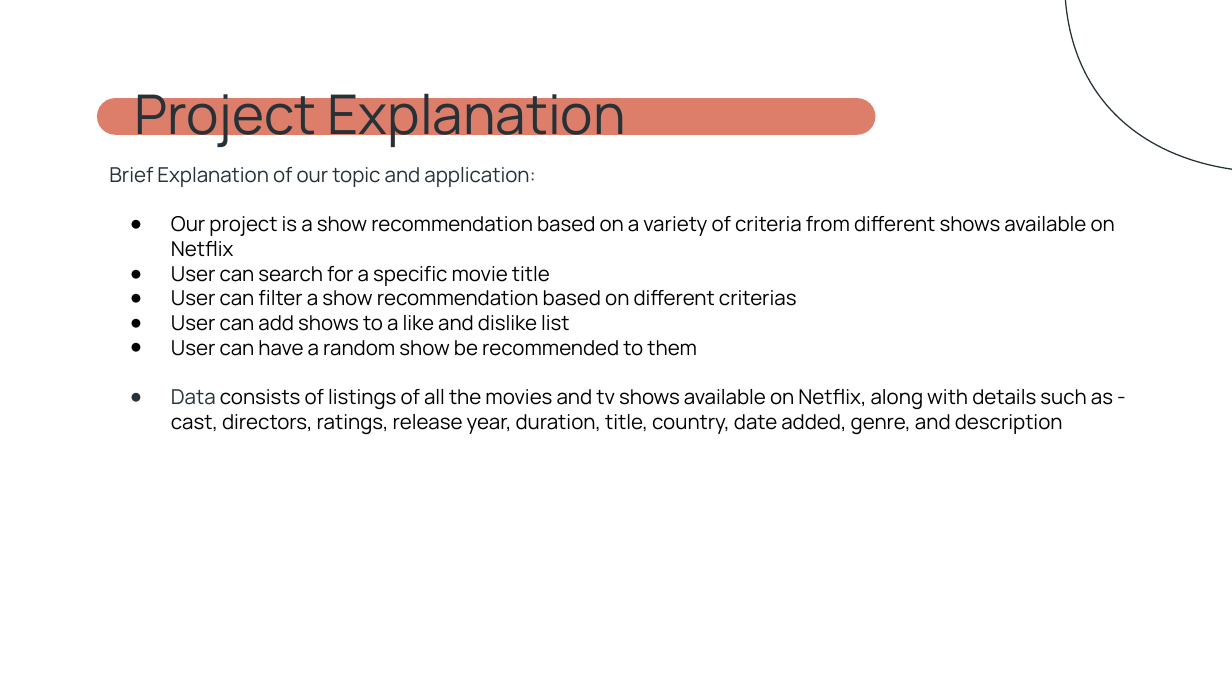
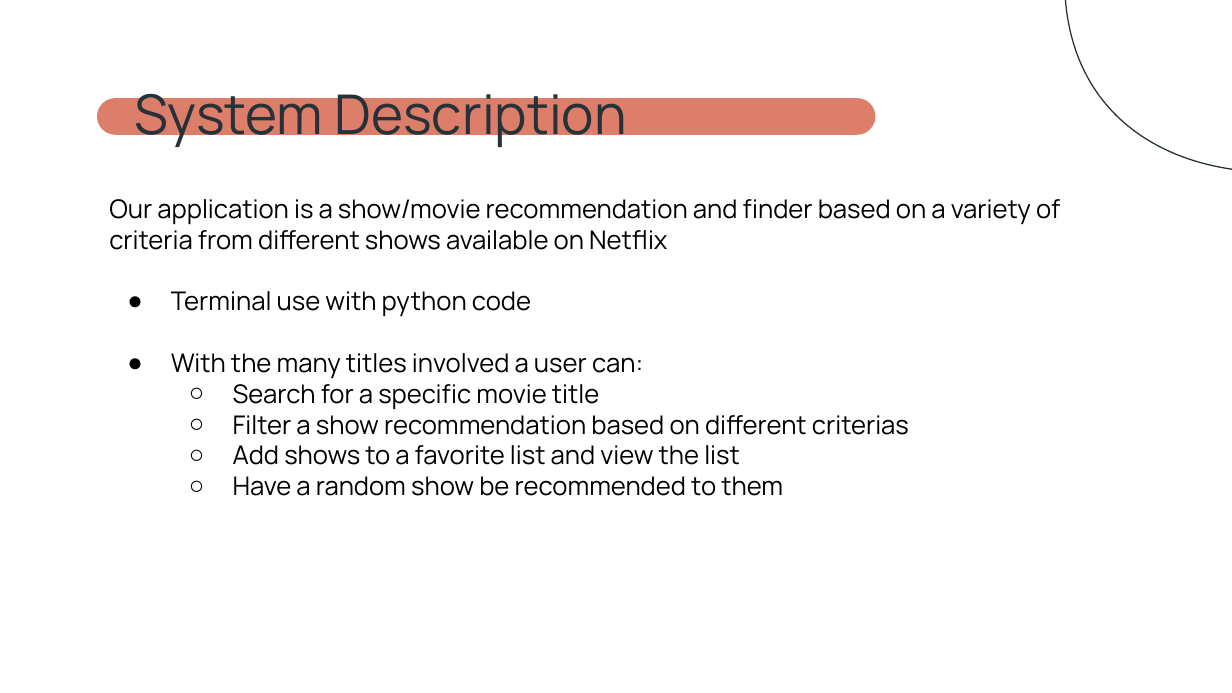
Before and after one commit to SabrinaGonz/DatabaseSystems-Project, a slide deck: slide 2 of CSE 111_ Phase 1 Presentation.pptx. Drawn at 1232x693 pixels with LibreOffice and Linux fonts; fonts in the diff are those of the drawing. Boxes give left, top, right and bottom in pixels: in the first picture for what was removed or moved away, otherwise in the second. Text is boxed around its words. In the diff, an @@ line names an element or a change of style, - is before the commit and + after.

```diff
--- a/CSE 111_ Phase 1 Presentation.pptx
+++ b/CSE 111_ Phase 1 Presentation.pptx
@@ title at [134,83,626,149]: text changed @@
-Project Explanation
+System Description
@@ text at [109,199,1060,496]: text changed; size 12 to 15 pt @@
-Brief Explanation of our topic and application:
-● Our project is a show recommendation based on a variety of criteria from different shows available on Netflix
-● User can search for a specific movie title
-● User can filter a show recommendation based on different criterias
-● User can add shows to a like and dislike list
-● User can have a random show be recommended to them
-● Data consists of listings of all the movies and tv shows available on Netflix, along with details such as - cast, directors, ratings, release year, duration, title, country, date added, genre, and description
+Our application is a show/movie recommendation and finder based on a variety of criteria from different shows available on Netflix
+● Terminal use with python code
+● With the many titles involved a user can:
+  ○ Search for a specific movie title
+  ○ Filter a show recommendation based on different criterias
+  ○ Add shows to a favorite list and view the list
+  ○ Have a random show be recommended to them
```
Also in this commit, not shown: 1 other slide changed, 5 slides added, 3 slides removed.
